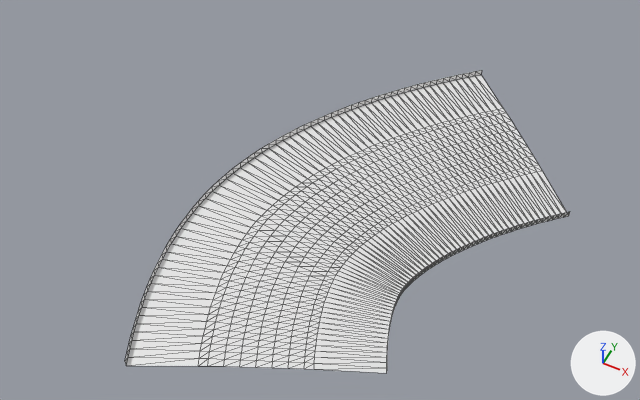
Before and after pictures for a commit that changed the glTF model public/assets/gen4/models/track-26.glb.
Both versions are drawn from a camera (50 mm lens) standing at (145.5, -488.7, 99.5) and looking at (107.1, -412.0, 3.7). The axes (+X, +Y, +Z) are drawn at lower right. The lights are the same throughout. The first picture is the older version. Mesh edges are drawn as thin lines. Vertices at exactly the same position are counted once.

Objects in the first picture: 'track-26'.
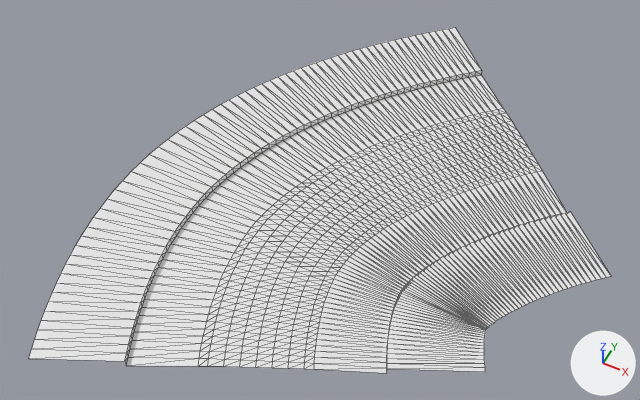
Boxes [x1, y1, x2, y2] around the edits, measured in the pictures (640 x 400 px):
'track-26', reshaped (31% wider, 14% taller): before [125, 70, 570, 373]; after [29, 27, 611, 373]
part 1 of me_track_26, added: after [29, 27, 481, 361]
part 2 of me_track_26, added: after [387, 212, 611, 372]

What changed in the scene script:
```text
Change me_track_26:
    used by ob_track_26; location = (0.0, 0.0, 0.0)
    remove me_track_26.from_pydata(...)  # 819 vertices, 1488 faces; spans x 91.7..140.1, y -447.3..-374.2, z 2.8..4.3
    add me_track_26.from_pydata(...)  # 945 vertices, 1736 faces; spans x 79.7..148.2, y -452.3..-365.3, z 2.8..4.3
    me_track_26 part 1
    63 vertices are added at x 79.7..110.2, y -452.3..-365.3, z 3.8..4.3
    124 new faces join them
    me_track_26 part 2
    57 vertices are added at x 136.1..147.7, y -428.7..-407.4, z 3.8..4.3
    6 new vertices lie (0.5, 0.5, 0.0) away from vertices in x 140.9..147.7, y -414.6..-407.4, z 3.8..3.9
    124 new faces join them
```
